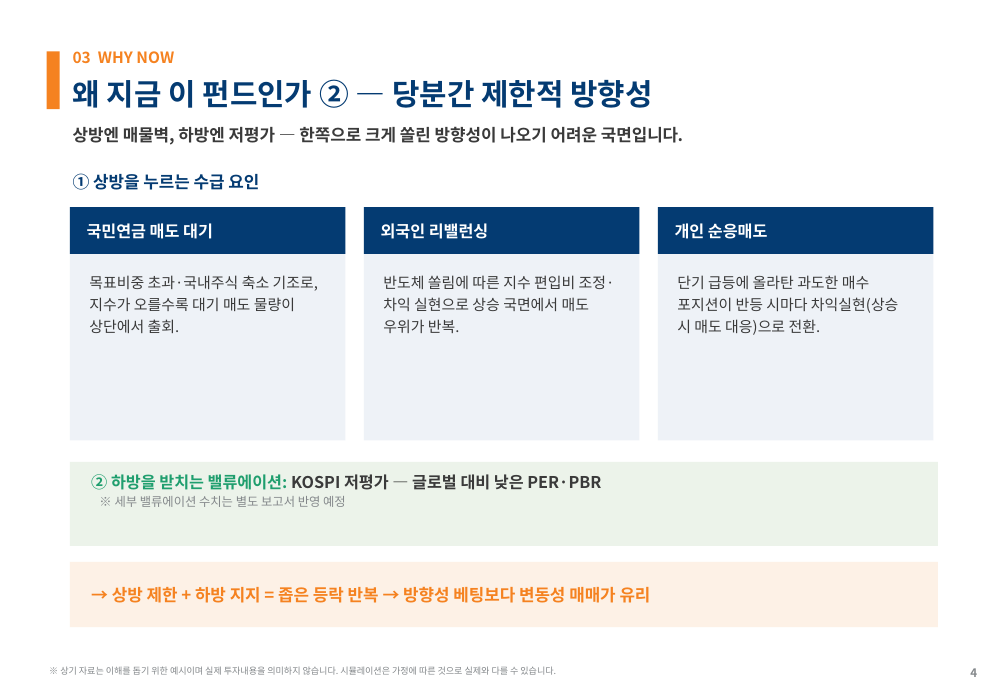
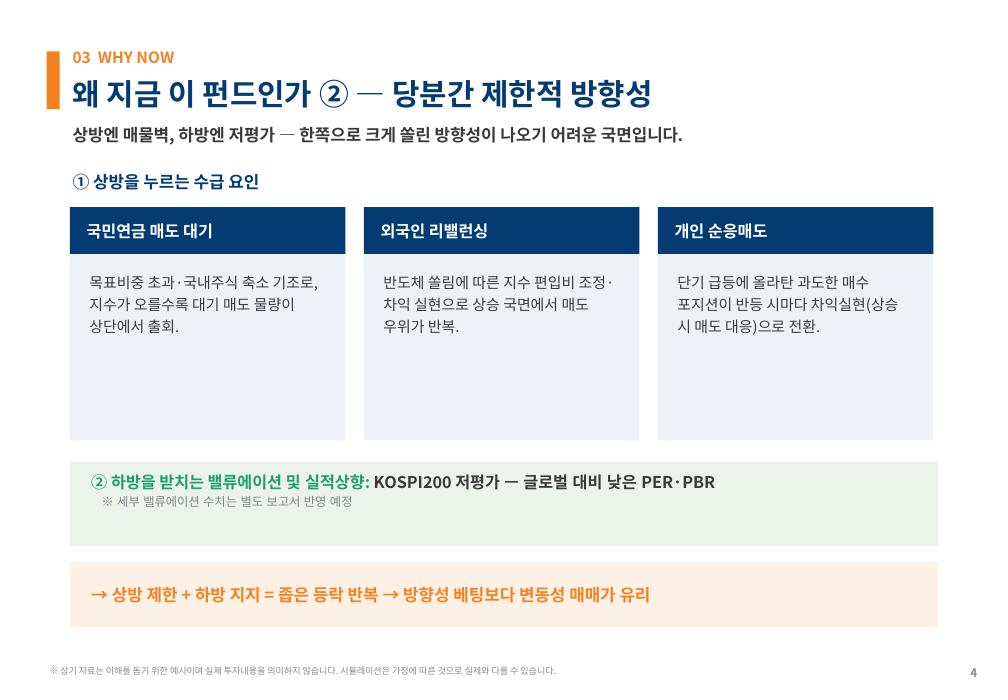
Before and after one commit to gamer383-bit/Volatility-Fund, a slide deck: slide 4 of 제안서/변동성하베스트펀드_KOSPI200_초안.pptx. Drawn at 1008x700 pixels with LibreOffice and Linux fonts; fonts in the diff are those of the drawing. Boxes give left, top, right and bottom in pixels: in the first picture for what was removed or moved away, otherwise in the second. Text is boxed around its words. In the diff, an @@ line names an element or a change of style, - is before the commit and + after.

```diff
--- a/제안서/변동성하베스트펀드_KOSPI200_초안.pptx
+++ b/제안서/변동성하베스트펀드_KOSPI200_초안.pptx
@@ text at [91, 474, 715, 490]: text changed @@
-② 하방을 받치는 밸류에이션: KOSPI 저평가 — 글로벌 대비 낮은 PER·PBR
+② 하방을 받치는 밸류에이션 및 실적상향: KOSPI200 저평가 — 글로벌 대비 낮은 PER·PBR
```
Also in this commit, not shown: 2 other slides changed, 4 other files.
